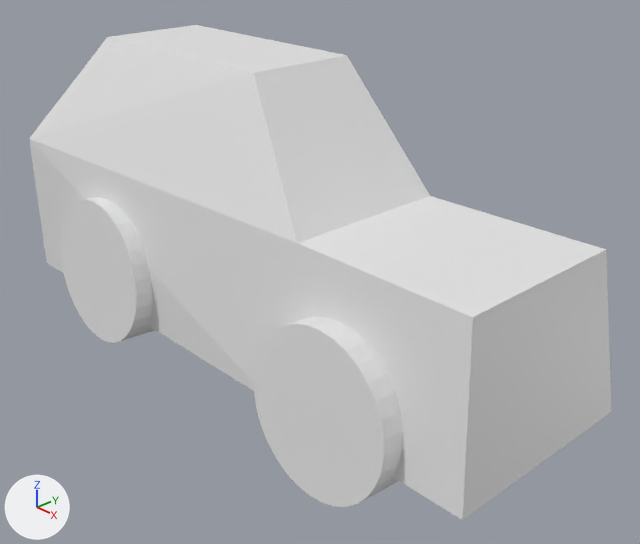
Before and after pictures for a commit that changed the Blender file mycar1.blend.
Before and after are seen from a 50 mm lens placed at (8.06, -6.9, 4.66), pointed at (0.49, 0.2, -0.1). The lights are fixed; the arrows at lower left show +X, +Y and +Z.
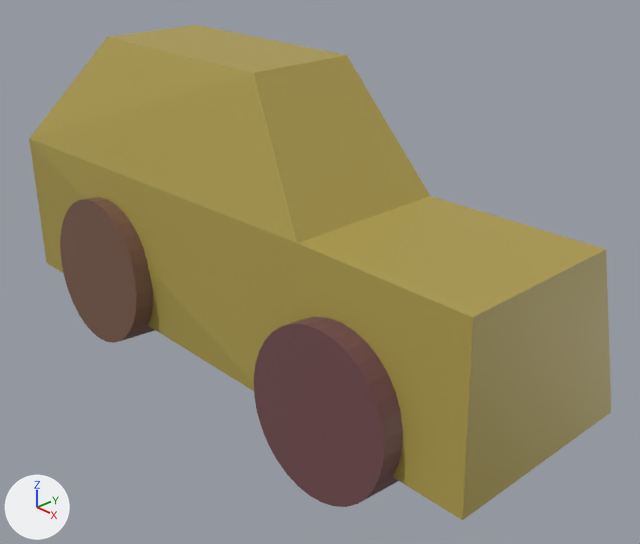
Pixel boxes [x1, y1, x2, y2] of what changed, in the pictures (640 x 544 px):
'Cube', recoloured (white to yellow)
    both: [29, 25, 611, 520]
'Cylinder.001', recoloured (grey to brown)
    both: [254, 317, 403, 507]
'Cylinder', recoloured (grey to brown)
    both: [60, 197, 155, 343]

Patch to the scene script:
```diff
--- a/mycar1.blend.py
+++ b/mycar1.blend.py
@@ mat_material_001 @@
+mat_material_001 = principled_material('Material.001')
+mat_material_001.base_color = (0.164, 0.0698, 0.075)  # brown #714b4d
@@ mat_material_002 @@
+mat_material_002 = principled_material('Material.002')
+mat_material_002.base_color = (0.185, 0.0932, 0.0618)  # brown #775646
@@ mat_material @@
+mat_material = principled_material('Material')
+mat_material.base_color = (0.418, 0.331, 0.0715)  # yellow #ad9c4c
@@ me_cube_001 @@
 me_cube_001.from_pydata(...)  # 16 vertices, 14 faces; spans x -1.0..1.0, y -1.0..1.0, z -1.0..2.51
+me_cube_001.materials.append(mat_material)  # yellow #ad9c4c
@@ me_cylinder_002 @@
 me_cylinder_002.from_pydata(...)  # 64 vertices, 34 faces; spans x -1.0..1.0, y -1.0..1.0, z -1.0..1.0
+me_cylinder_002.materials.append(mat_material_002)  # brown #775646
@@ me_cylinder_003 @@
 me_cylinder_003.from_pydata(...)  # 64 vertices, 34 faces; spans x -1.0..1.0, y -1.0..1.0, z -1.0..1.0
+me_cylinder_003.materials.append(mat_material_001)  # brown #714b4d
```
